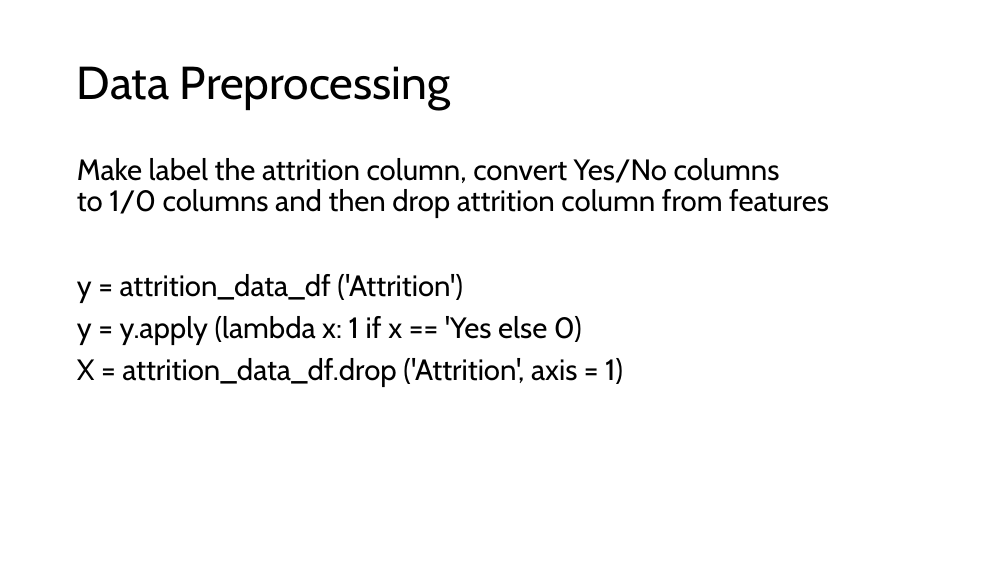
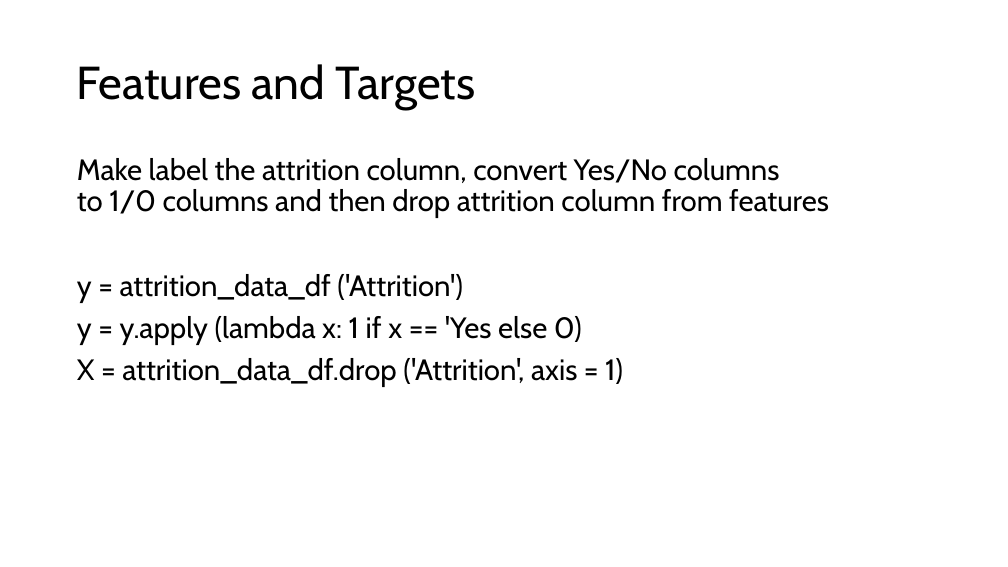
Before and after one commit to ddaniel2024/Project-4, a slide deck: slide 7 of Employee Attrition Prediction Presentation.pptx (slide 5 before the commit). Drawn at 1008x567 pixels with LibreOffice and Linux fonts; fonts in the diff are those of the drawing. Boxes give left, top, right and bottom in pixels: in the first picture for what was removed or moved away, otherwise in the second. Text is boxed around its words. In the diff, an @@ line names an element or a change of style, - is before the commit and + after.

```diff
--- a/Employee Attrition Prediction Presentation.pptx
+++ b/Employee Attrition Prediction Presentation.pptx
@@ title at [77,64,476,110]: text changed @@
-Data Preprocessing
+Features and Targets
```
Also in this commit, not shown: 8 other slides changed, 2 slides added, 1 other file.
